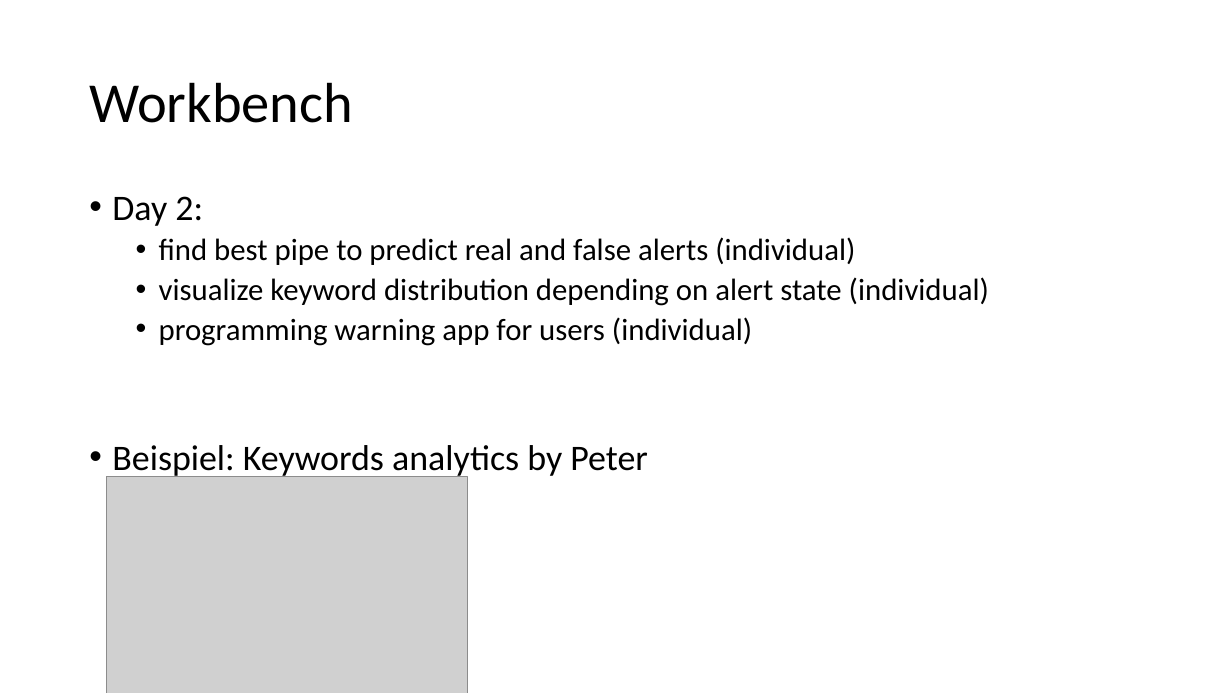
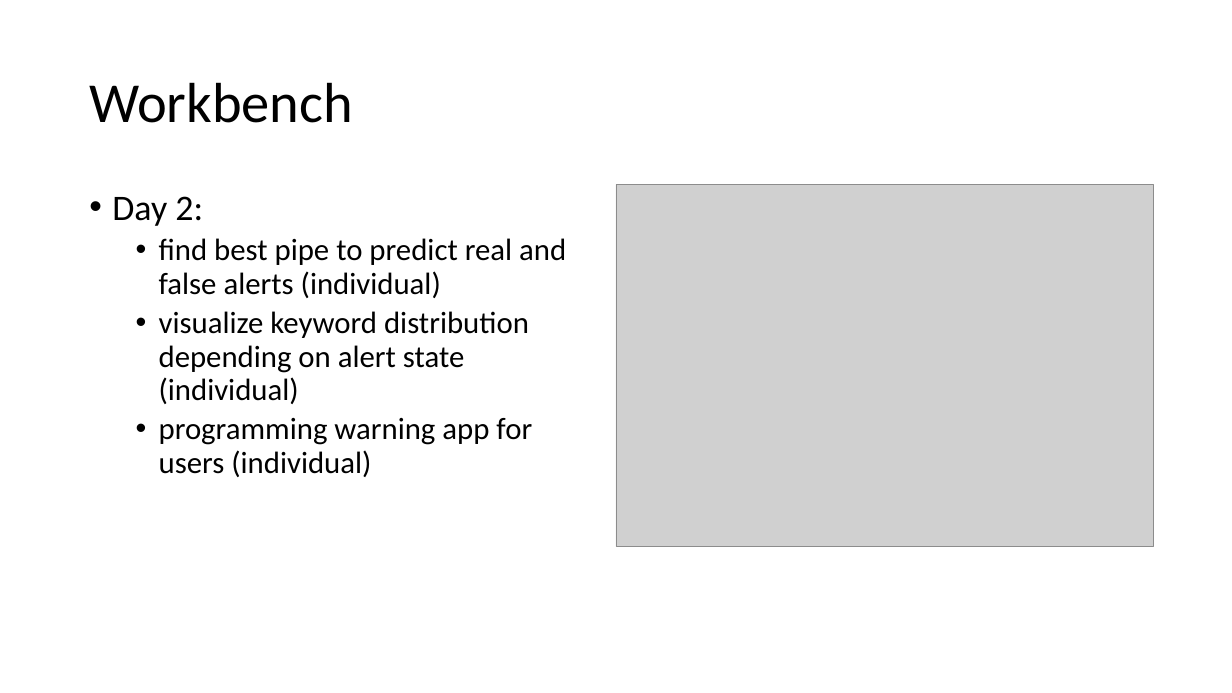
Before and after one commit to julia105/NLP-Project, a slide deck: slide 5 of Presentation Fire.pptx. Drawn at 1232x693 pixels with LibreOffice and Linux fonts; fonts in the diff are those of the drawing; grey boxes stand for pictures. Boxes give left, top, right and bottom in pixels: in the first picture for what was removed or moved away, otherwise in the second. Text is boxed around its words. In the diff, an @@ line names an element or a change of style, - is before the commit and + after.

Commit message:
Add files via upload
update

```diff
--- a/Presentation Fire.pptx
+++ b/Presentation Fire.pptx
@@ picture: place and size @@
-picture at [106, 477, 468, 693]
+picture at [616, 185, 1153, 547]
@@ text at [112, 445, 647, 479]: paragraph removed @@
-• Beispiel: Keywords analytics by Peter
```
Also in this commit, not shown: 2 other slides changed.
